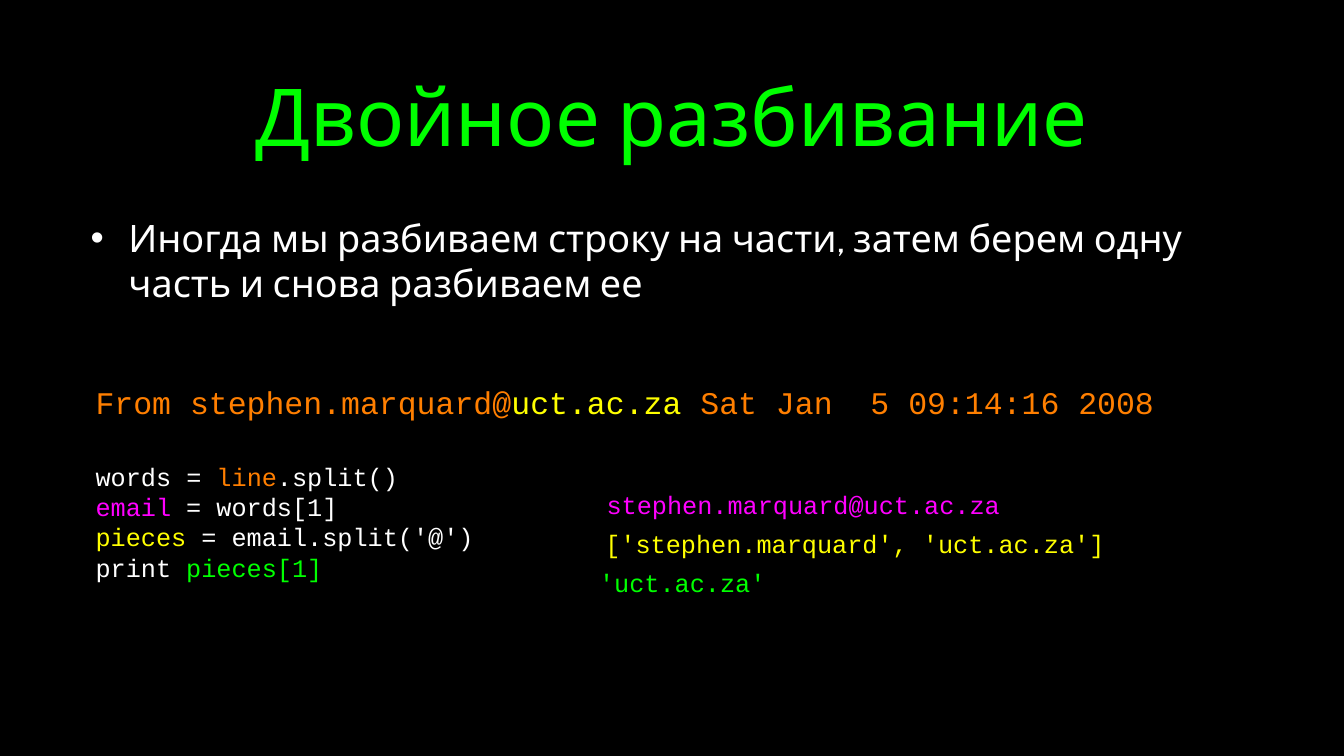
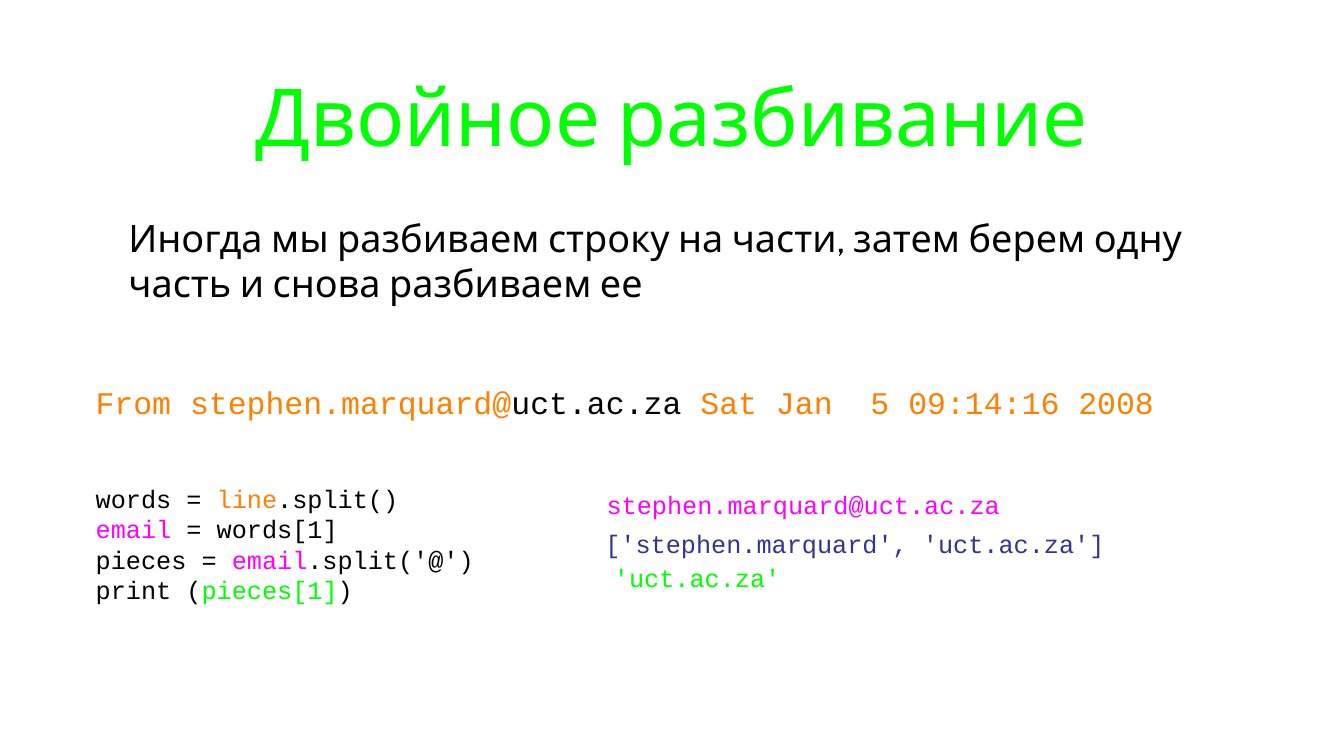
Before and after one commit to maxchv/LearnPython, a slide deck: slide 36 of week02/05.Lists.pptx (slide 31 before the commit). Drawn at 1344x756 pixels with LibreOffice and Linux fonts; fonts in the diff are those of the drawing. Boxes give left, top, right and bottom in pixels: in the first picture for what was removed or moved away, otherwise in the second. Text is boxed around its words. In the diff, an @@ line names an element or a change of style, - is before the commit and + after.

```diff
--- a/week02/05.Lists.pptx
+++ b/week02/05.Lists.pptx
@@ background #000000 to #FFFFFF @@
@@ text "Иногда мы разбиваем строку на ..." at (x1=128, y1=223, x2=1182, y2=306): text colour #FFFFFF to #000000 @@
@@ text "From stephen.marquard@uct.ac.za Sat Jan 5 ..." at (x1=96, y1=391, x2=1154, y2=421): text colour #FFFF00 to #000000 in "stephen.marquard@uct.ac.za" @@
@@ text at (x1=96, y1=490, x2=474, y2=575): text colour #FFFFFF to #000000 in "words = line.split()", "= words[1]", "= email.split('@')"; text colour #FFFF00 to #000000 in "pieces"; text colour #FFFFFF to #FF00FF in "email.split('@')" @@
@@ text "words = line.split()" moved from (x1=96, y1=467, x2=474, y2=583) to (x1=96, y1=490, x2=474, y2=605) @@
@@ text "['stephen.marquard', 'uct.ac.za']" at (x1=605, y1=534, x2=1105, y2=559): text colour #FFFF00 to #333399 @@
@@ text "'uct.ac.za'" moved from (x1=599, y1=573, x2=765, y2=593) to (x1=614, y1=569, x2=780, y2=588) @@
@@ text "'uct.ac.za'" at (x1=614, y1=569, x2=780, y2=588): vertical alignment middle to top @@
@@ text at (x1=96, y1=580, x2=352, y2=605): text changed; text colour #000000 to #00FF00 @@
-print pieces[1]
-print pieces[1]
+print (pieces[1])
+]
```
Also in this commit, not shown: 27 other slides changed, 5 slides added, 2 other files.
